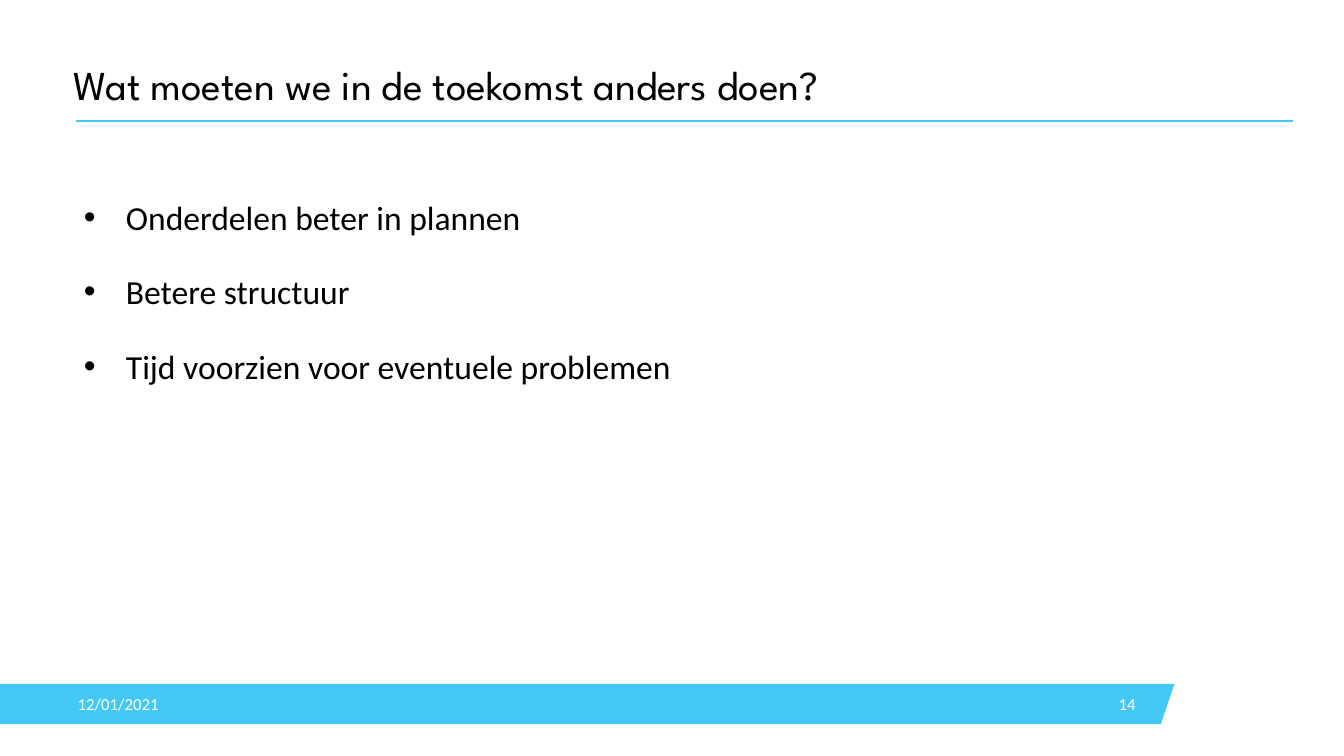
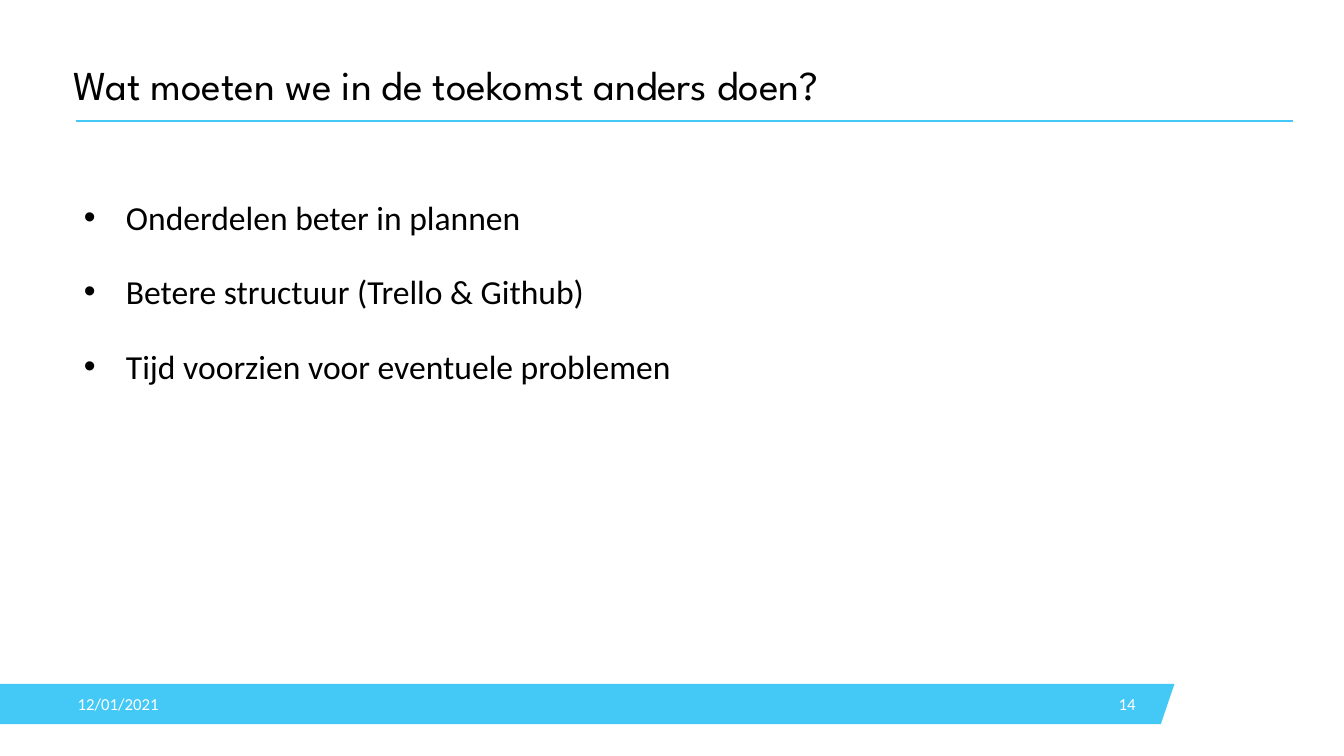
Before and after one commit to SoensJakob/Team-Project-Twister-2.0, a slide deck: slide 14 of Documents/Milestone 2/Milestone_2_Presentatie.pptx. Drawn at 1344x756 pixels with LibreOffice and Linux fonts; fonts in the diff are those of the drawing; background and template pictures are left out. Boxes give left, top, right and bottom in pixels: in the first picture for what was removed or moved away, otherwise in the second. Text is boxed around its words. In the diff, an @@ line names an element or a change of style, - is before the commit and + after.

Commit message:
UPD: Presentatie 2

```diff
--- a/Documents/Milestone 2/Milestone_2_Presentatie.pptx
+++ b/Documents/Milestone 2/Milestone_2_Presentatie.pptx
@@ text at box(126, 279, 584, 309): text changed @@
-• Betere structuur
+• Betere structuur (Trello & Github)
```
